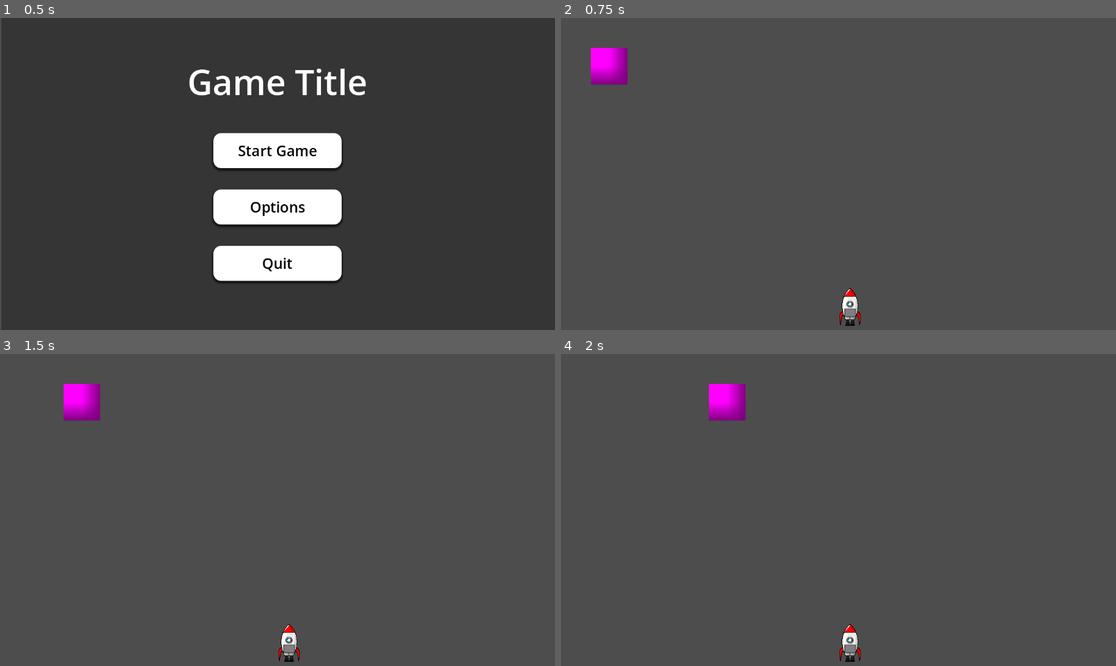
Above: before the commit, frames 1-4 (two rows, left to right).
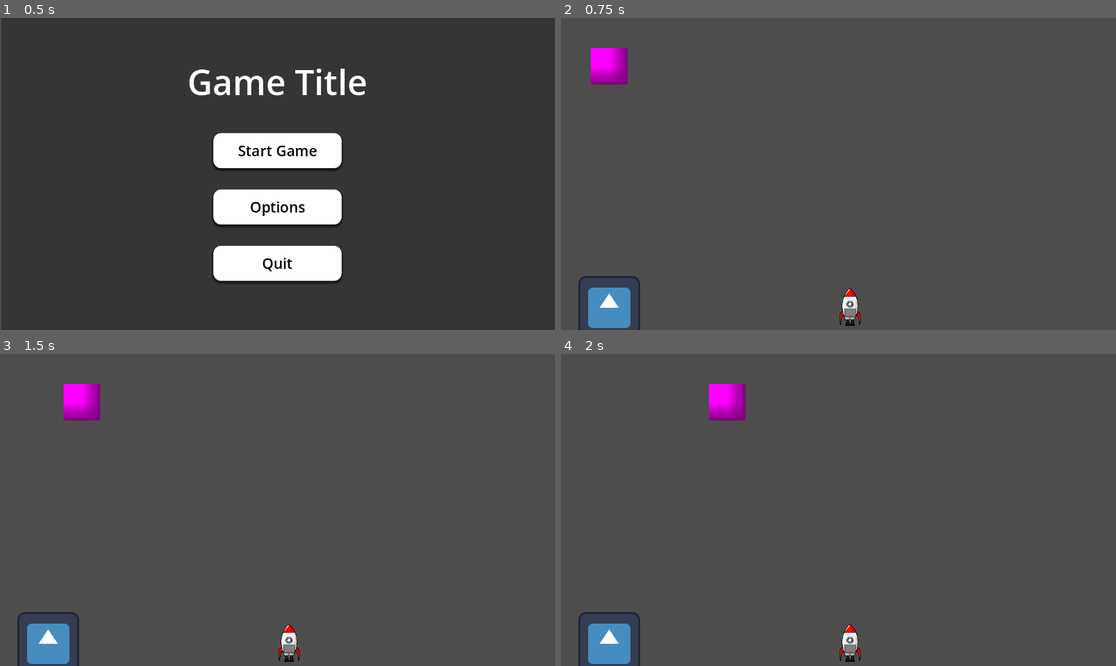
Above: after the commit, the same moments.

Repository: kylekolp/GMTKGameJam2026
Game: Godot game, scene res://src/core/MainGame.tscn
The game is run twice, just before and just after one commit, with the same random seed, the same clock (stepped at 60 frames per second) and the same inputs. The engine's default icon, where the game draws it, is replaced by a stand-in: a white triangle on a blue panel in a dark square.
Inputs (mouse positions are in pixels of both pictures, inside the frame that each line leads up to):
- Up to frame 1 (0.5 s): no input
- Up to frame 2 (0.75 s): click "Start Game" at 0.5 s
- Up to frame 3 (1.5 s): tap Enter at 1.25 s; move the mouse to (399, 494) at 1.27 s; hold D (Move_Right) from 1.28 s (still down)
- Up to frame 4 (2 s): keep holding D (Move_Right)

Frame 1 is identical in both runs. In frame 2, 1.2% of the frame differs, in the area x 3-15%, y 82-100%; in frame 3, 1.2%; in frame 4, 1.2%.

Commit message:
line stops at fire

Diff:
--- a/src/core/UIDCatalog.gd
+++ b/src/core/UIDCatalog.gd
@@ -20,6 +20,7 @@
 #Entities
 const Entity_Player : String = "uid://bw4t4ix88htau"
 const Entity_Rocket : String = "uid://c86xeg2esb2uo"
+const Entity_Fire : String = "uid://tequb32i5gkj"
 
 #Other
 
--- /dev/null
+++ b/src/gameplay/entities/Fire/Entity_Fire.gd
@@ -0,0 +1,8 @@
+extends Node2D
+
+
+func _on_area_2d_body_entered(body: Node2D) -> void:
+	var bodyGroups: Array[StringName] = body.get_groups()
+
+	if "Player" in bodyGroups and body.rope.is_drawing:
+		body.rope.stop_drawing()
--- /dev/null
+++ b/src/gameplay/entities/Fire/Entity_Fire.tscn
@@ -0,0 +1,20 @@
+[gd_scene format=3 uid="uid://tequb32i5gkj"]
+
+[ext_resource type="Script" uid="uid://cdsjwt04xf57t" path="res://src/gameplay/entities/Fire/Entity_Fire.gd" id="1_fej27"]
+[ext_resource type="Texture2D" uid="uid://c8vale8plupbr" path="res://icon.svg" id="2_dxq6c"]
+
+[sub_resource type="RectangleShape2D" id="RectangleShape2D_m1v16"]
+size = Vector2(77, 78)
+
+[node name="EntityFire" type="Node2D" unique_id=1191729301]
+script = ExtResource("1_fej27")
+
+[node name="Sprite2D" type="Sprite2D" parent="." unique_id=564261856]
+texture = ExtResource("2_dxq6c")
+
+[node name="Area2D" type="Area2D" parent="." unique_id=2113893076]
+
+[node name="CollisionShape2D" type="CollisionShape2D" parent="Area2D" unique_id=255735316]
+shape = SubResource("RectangleShape2D_m1v16")
+
+[connection signal="body_entered" from="Area2D" to="." method="_on_area_2d_body_entered"]
--- a/src/levels/Level1.gd
+++ b/src/levels/Level1.gd
@@ -3,3 +3,4 @@
 func _ready() -> void:
 	SignalBus.LoadEntity.emit(UIDCatalog.Entity_Player, Vector2(100,100))
 	SignalBus.LoadEntity.emit(UIDCatalog.Entity_Rocket, Vector2(600,600))
+	SignalBus.LoadEntity.emit(UIDCatalog.Entity_Fire, Vector2(100,600))
Not shown, added: src/gameplay/entities/Fire/Entity_Fire.gd.uid
